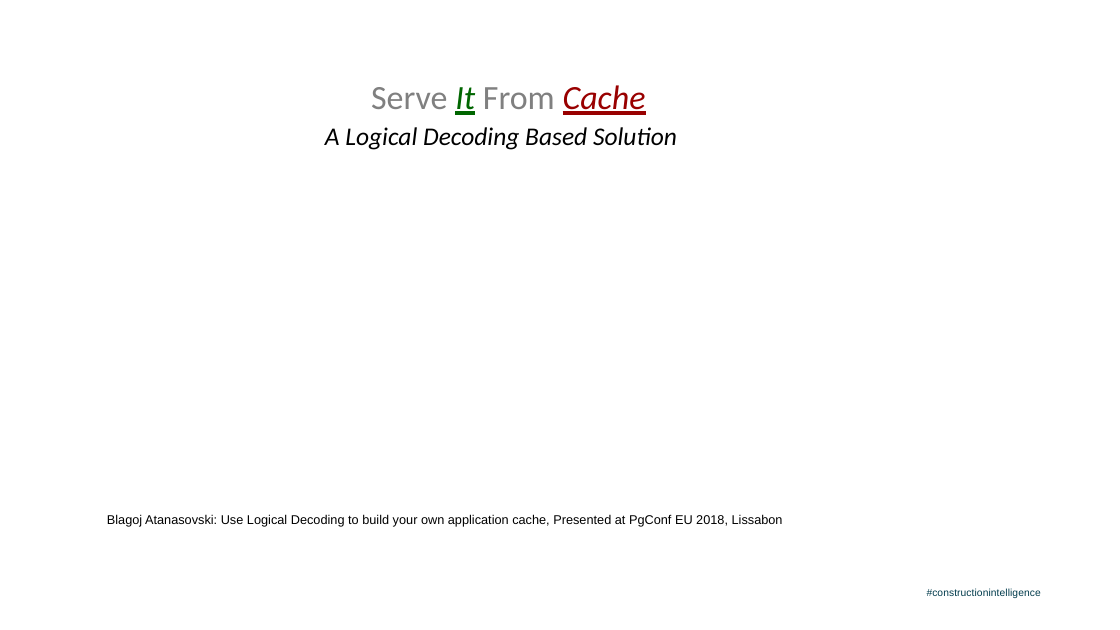
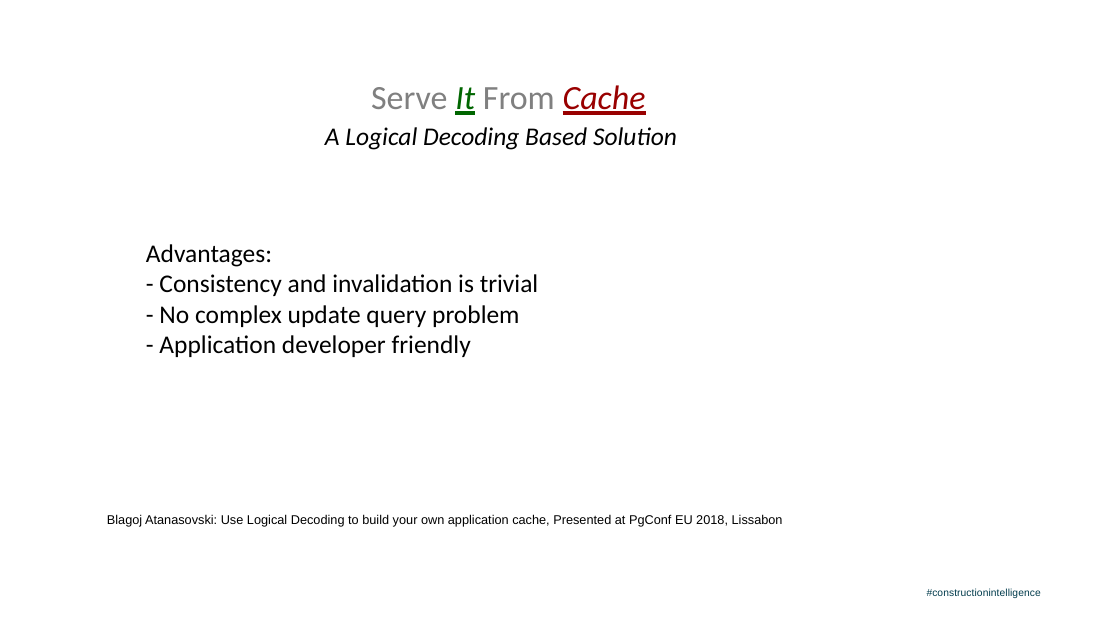
Before and after one commit to salmonix/incremental_query_cache, a slide deck: slide 18 of Milan_PgConf2019_Presentation.odp (slide 16 before the commit). Drawn at 1120x630 pixels with LibreOffice and Linux fonts; fonts in the diff are those of the drawing; background and template pictures are left out. Boxes give left, top, right and bottom in pixels: in the first picture for what was removed or moved away, otherwise in the second. Text is boxed around its words. In the diff, an @@ line names an element or a change of style, - is before the commit and + after.

```diff
--- a/Milan_PgConf2019_Presentation.odp
+++ b/Milan_PgConf2019_Presentation.odp
@@ text added at [146,244,539,357], 36 pt, text #000000 @@
+Advantages:
+- Consistency and invalidation is trivial
+- No complex update query problem
+- Application developer friendly
```
Also in this commit, not shown: 3 other slides changed, 2 slides added, 1 slide removed.
